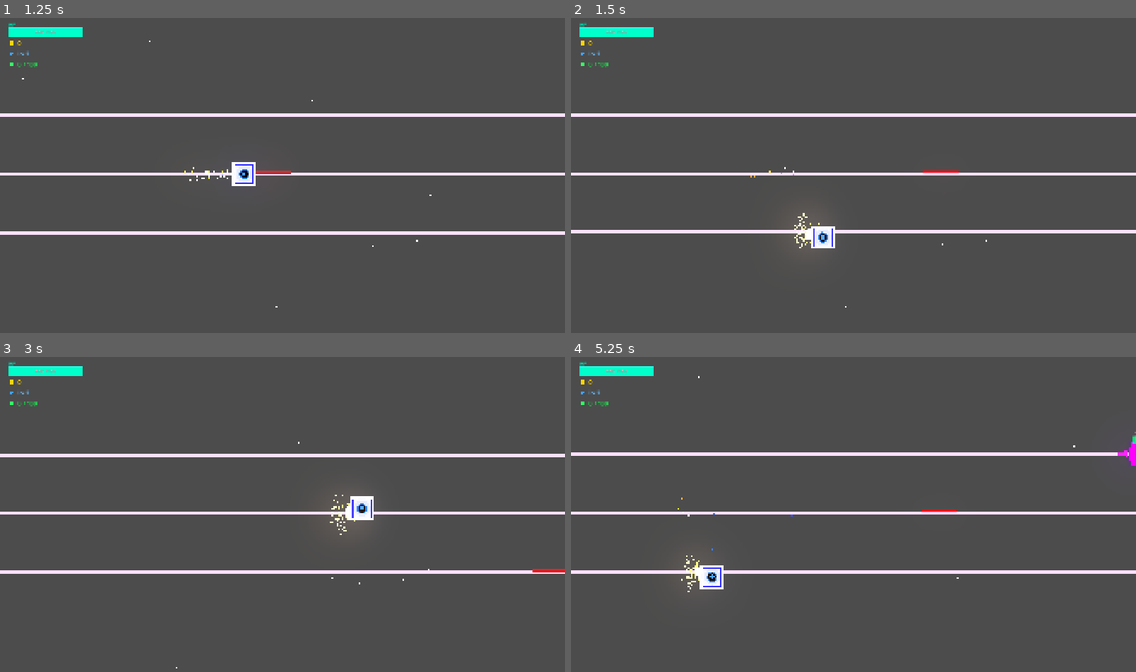
Above: before the commit, frames 1-4 (two rows, left to right).
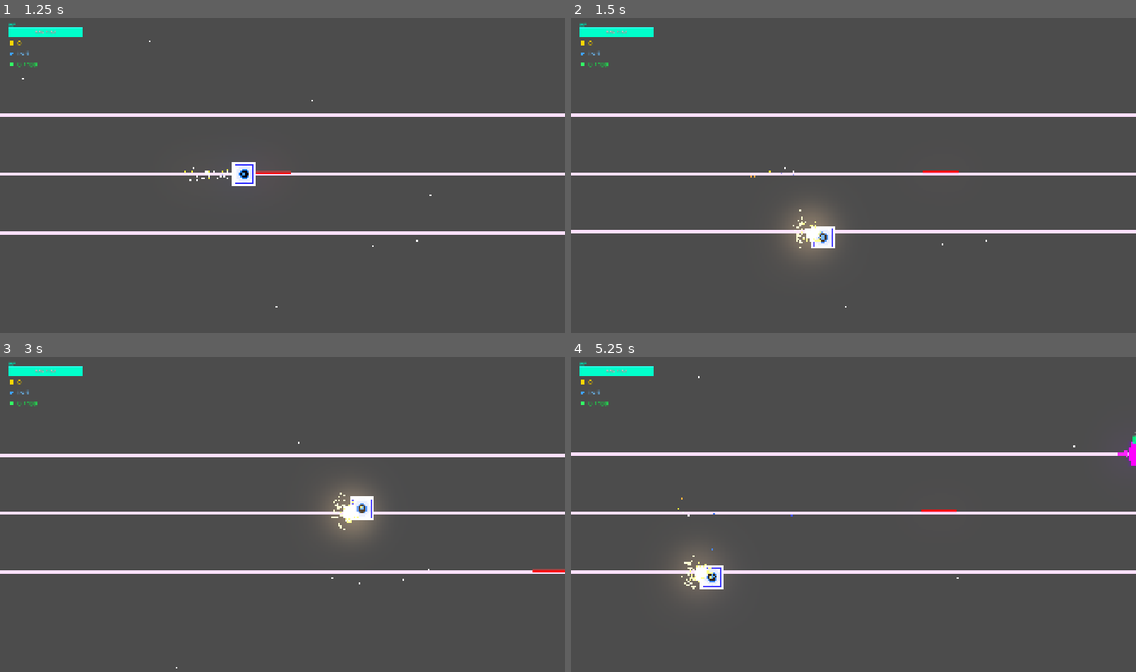
Above: after the commit, the same moments.

Repository: CikeSeven/Neon-Pulse
Game: Godot game, scene res://scene/world.tscn
Same seed, same stepped clock (60 frames per second), same inputs: the game is played once before the commit and once after it.
Inputs:
- Up to frame 1 (1.25 s): tap Enter at 0.5 s; hold D (RIGHT) from 0.53 s (still down)
- Up to frame 2 (1.5 s): release D (RIGHT) at 1.28 s; hold S (DOWN) from 1.28 s (still down)
- Up to frame 3 (3 s): release S (DOWN) at 2.03 s; hold D (RIGHT) 2.03-2.78 s; hold W (UP) from 2.78 s (still down)
- Up to frame 4 (5.25 s): release W (UP) at 3.53 s; hold A (LEFT) 3.53-5.03 s; hold S (DOWN) from 5.03 s (still down)

Frame 1 is identical in both runs. In frame 2, 0.4% of the frame differs, in the area x 39-47%, y 60-74%; in frame 3, 0.4%, in the area x 58-66%, y 43-57%; in frame 4, 0.2%.

Commit message:
优化玩家粒子特效

Diff:
--- a/script/player.gd
+++ b/script/player.gd
@@ -16,6 +16,12 @@
 @export var speed_x: float = 500
 @export var lane_change_duration: float = 0.30
 
+@export_group("Lane Impact FX")
+## 连续切轨时使用独立一次性粒子，避免上一段特效被restart打断
+@export var detached_lane_impact_fx: bool = true
+## 切轨特效分身销毁缓冲时间
+@export var lane_impact_cleanup_buffer: float = 0.20
+
 @export_group("Combat")
 @export var invincibility_duration: float = 1.0  ## 无敌帧持续时间
 
@@ -37,6 +43,7 @@
 func _ready() -> void:
 	Global.player_ref = self
 	Global.reset_player_hp()
+	_configure_trail_particles()
 
 	# 保存原始颜色
 	if visuals:
@@ -97,6 +104,15 @@
 	# 动画结束回调：重置状态
 	movement_tween.finished.connect(func(): is_changing_lane = false)
 
+func _configure_trail_particles() -> void:
+	# 使用世界坐标，粒子离开发射器后不再跟随玩家一起移动
+	if spark_trail:
+		spark_trail.local_coords = false
+	if core_glow:
+		core_glow.local_coords = false
+	if micro_sparks:
+		micro_sparks.local_coords = false
+
 # 核心逻辑：检测是否"撞"到了轨道线
 func check_impact() -> void:
 	if not is_changing_lane or impact_has_triggered:
@@ -118,20 +134,51 @@
 
 # 触发爆炸特效
 func trigger_impact_visuals() -> void:
-	# 主火花爆发
-	impact_burst.restart()
-	impact_burst.emitting = true
-
-	# 中心闪光
-	impact_flash.restart()
-	impact_flash.emitting = true
-
-	# 扩散环
-	impact_ring.restart()
-	impact_ring.emitting = true
+	if detached_lane_impact_fx:
+		_emit_detached_one_shot_particle(impact_burst)
+		_emit_detached_one_shot_particle(impact_flash)
+		_emit_detached_one_shot_particle(impact_ring)
+	else:
+		# 主火花爆发
+		impact_burst.restart()
+		impact_burst.emitting = true
+
+		# 中心闪光
+		impact_flash.restart()
+		impact_flash.emitting = true
+
+		# 扩散环
+		impact_ring.restart()
+		impact_ring.emitting = true
 
 	# 屏幕震动
 	Global.request_screen_shake(8.0, 0.15)
+
+func _emit_detached_one_shot_particle(source: CPUParticles2D) -> void:
+	if not source:
+		return
+
+	var host: Node = get_tree().current_scene
+	if host == null:
+		host = get_parent()
+	if host == null:
+		return
+
+	var fx: CPUParticles2D = source.duplicate() as CPUParticles2D
+	if fx == null:
+		return
+
+	fx.emitting = false
+	fx.one_shot = true
+	fx.local_coords = false
+	host.add_child(fx)
+	fx.global_position = source.global_position
+	fx.global_rotation = source.global_rotation
+	fx.restart()
+	fx.emitting = true
+
+	var cleanup_delay: float = maxf(fx.lifetime + lane_impact_cleanup_buffer, 0.2)
+	get_tree().create_timer(cleanup_delay).timeout.connect(fx.queue_free)
 
 # 处理常规拖尾特效
 func update_visuals() -> void:
